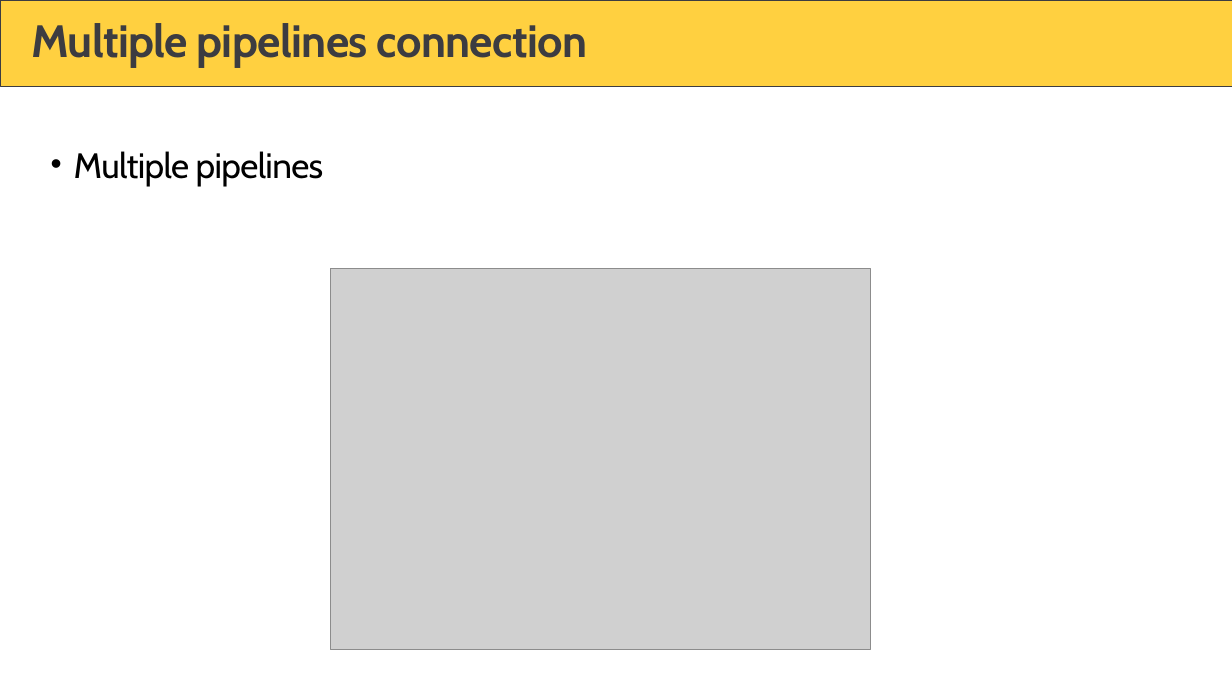
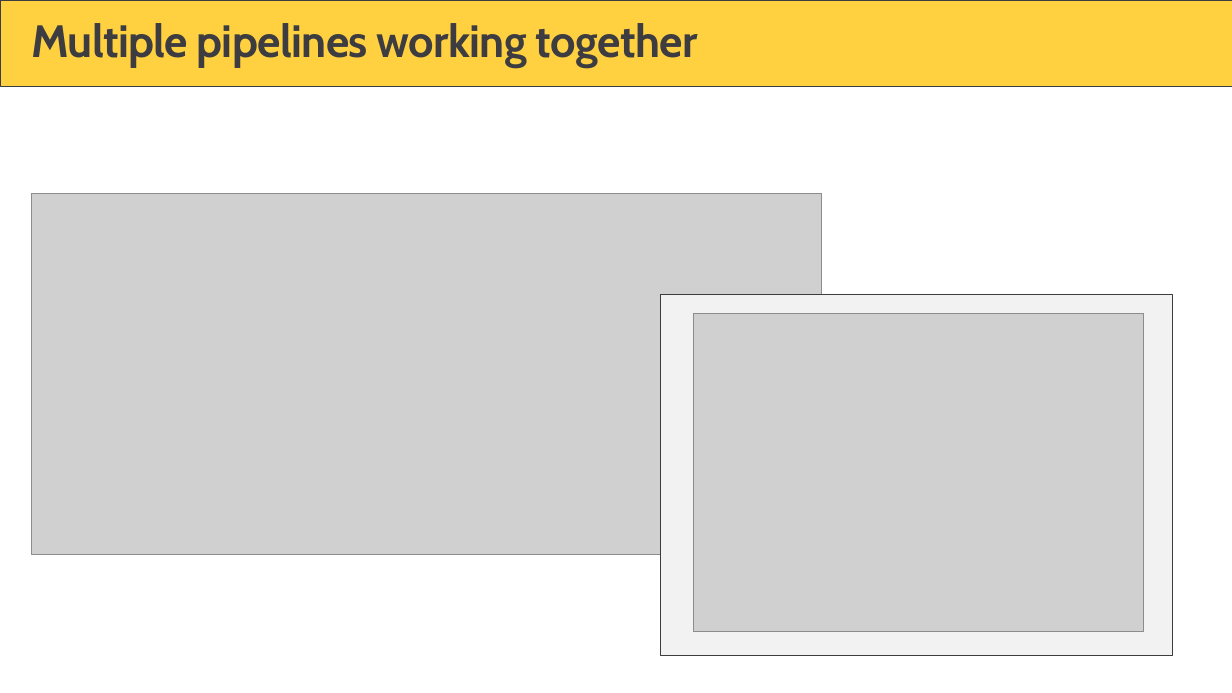
Before and after one commit to PowerBiDevCamp/Camp-Sessions, a slide deck: slide 47 of Session 15 - ALM in Power BI with Deployment Pipelines.pptx (slide 41 before the commit). Drawn at 1232x693 pixels with LibreOffice and Linux fonts; fonts in the diff are those of the drawing; grey boxes stand for pictures; background and template pictures are left out. Boxes give left, top, right and bottom in pixels: in the first picture for what was removed or moved away, otherwise in the second. Text is boxed around its words. In the diff, an @@ line names an element or a change of style, - is before the commit and + after.

```diff
--- a/Session 15 - ALM in Power BI with Deployment Pipelines.pptx
+++ b/Session 15 - ALM in Power BI with Deployment Pipelines.pptx
@@ title at (x1=31, y1=23, x2=698, y2=68): text changed @@
-Multiple pipelines connection
+Multiple pipelines working together
@@ text removed at (x1=74, y1=151, x2=324, y2=186) @@
-• Multiple pipelines
@@ picture added at (x1=31, y1=193, x2=822, y2=553) @@
@@ rectangle added at (x1=660, y1=294, x2=1172, y2=655), fill #F2F2F2, outline #3C3C41 0.75 pt @@
@@ picture resized from (x1=331, y1=268, x2=870, y2=650) to (x1=693, y1=313, x2=1143, y2=632) @@
```
Also in this commit, not shown: 23 other slides changed, 15 slides added, 12 slides removed.
